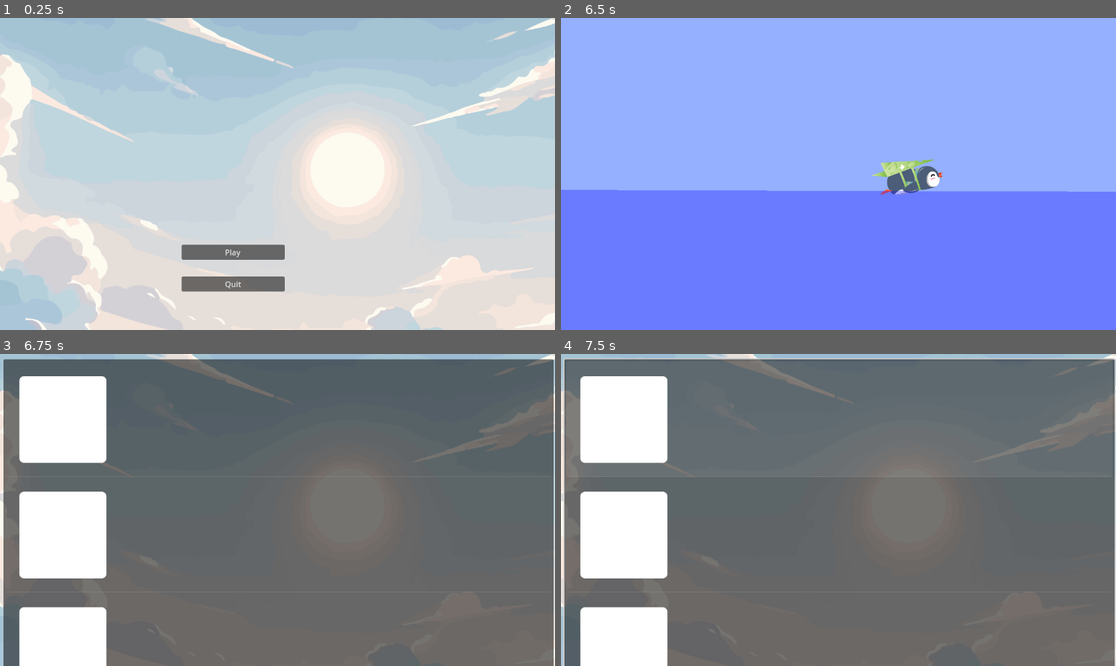
Above: before the commit, frames 1-4 (two rows, left to right).
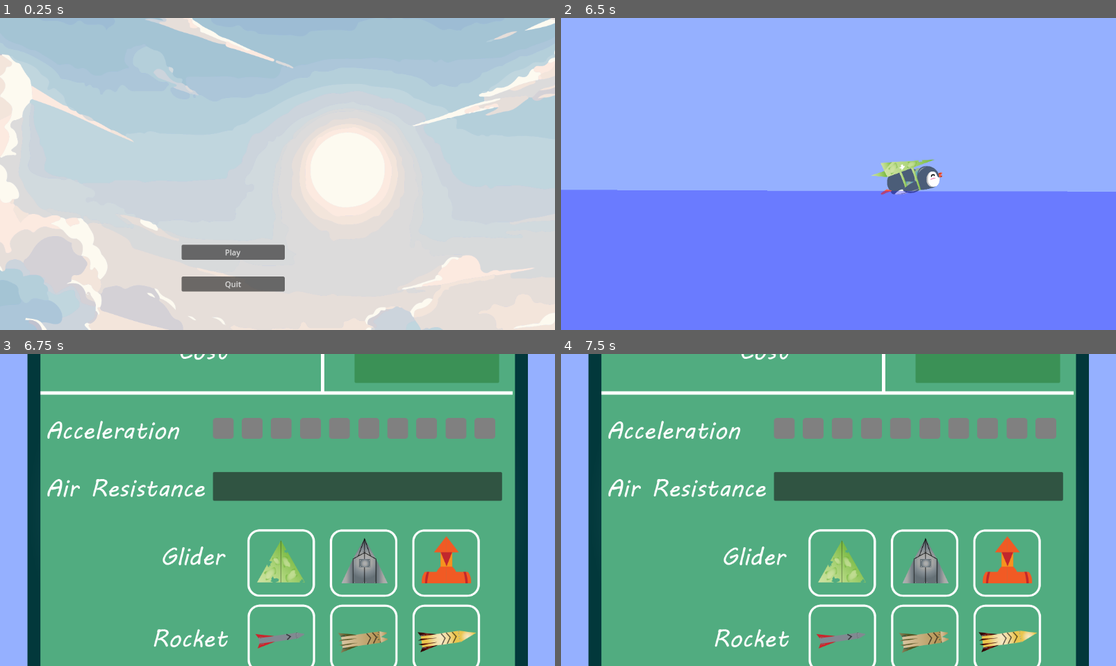
Above: after the commit, the same moments.

Repository: ilietodirascu/Penguin
Game: Godot game, scene res://scenes/menu.tscn
Same seed, same stepped clock (60 frames per second), same inputs: the game is played once before the commit and once after it.
Inputs (mouse positions are in pixels of both pictures, inside the frame that each line leads up to):
- Up to frame 1 (0.25 s): no input
- Up to frame 2 (6.5 s): click "Play" at 0.5 s; hold Space (apply_boost) 1.28-2.03 s; hold Right (ui_right) 1.28-2.78 s; tap Space (apply_boost) at 2.1, 3.6, 5.1 s; hold Left (ui_left) 2.78-3.53 s; hold Space (apply_boost) 2.78-3.53 s; hold Right (ui_right) 3.53-5.03 s; hold Space (apply_boost) 4.28-5.03 s; hold Left (ui_left) 5.03-5.78 s; hold Right (ui_right) from 5.78 s (still down); hold Space (apply_boost) from 5.78 s (still down)
- Up to frame 3 (6.75 s): release Right (ui_right) at 6.53 s; release Space (apply_boost) at 6.53 s; hold Left (ui_left) from 6.53 s (still down); tap Space (apply_boost) at 6.6 s
- Up to frame 4 (7.5 s): release Left (ui_left) at 7.25 s; click (783, 428) at 7.27 s

Frames 1-2 are identical in both runs. In frame 3, 100% of the frame differs, in the area x 0-100%, y 0-100%; in frame 4, 99%.

Commit message:
added all menus and started working on programatically adding items

Diff:
--- a/scenes/main.tscn
+++ b/scenes/main.tscn
@@ -68,6 +68,7 @@
 texture = ExtResource("4_ugqpp")
 
 [node name="RichTextLabel" type="RichTextLabel" parent="CanvasLayer/Node2D"]
+visible = false
 offset_right = 40.0
 offset_bottom = 40.0
 
--- /dev/null
+++ b/scenes/shop.tscn
@@ -0,0 +1,83 @@
+[gd_scene load_steps=3 format=3 uid="uid://kxakxbvdb5vm"]
+
+[ext_resource type="Script" path="res://scripts/upgrades.gd" id="1_n8vjm"]
+[ext_resource type="Texture2D" uid="uid://bmjagjjicnfa0" path="res://Assets/menus/shop.png" id="1_w54x8"]
+
+[node name="shop" type="Control"]
+layout_mode = 3
+anchors_preset = 15
+anchor_right = 1.0
+anchor_bottom = 1.0
+grow_horizontal = 2
+grow_vertical = 2
+size_flags_horizontal = 4
+size_flags_vertical = 6
+size_flags_stretch_ratio = 0.0
+script = ExtResource("1_n8vjm")
+
+[node name="TextureRect" type="TextureRect" parent="."]
+layout_mode = 1
+anchors_preset = 8
+anchor_left = 0.5
+anchor_top = 0.5
+anchor_right = 0.5
+anchor_bottom = 0.5
+offset_left = -519.5
+offset_top = -519.5
+offset_right = 519.5
+offset_bottom = 519.5
+grow_horizontal = 2
+grow_vertical = 2
+texture = ExtResource("1_w54x8")
+
+[node name="ReadyButton" type="Button" parent="TextureRect"]
+show_behind_parent = true
+layout_mode = 0
+offset_left = 678.5
+offset_top = 54.5
+offset_right = 978.5
+offset_bottom = 254.5
+text = "
+"
+metadata/_edit_use_anchors_ = true
+
+[node name="Acceleration" type="HBoxContainer" parent="TextureRect"]
+layout_mode = 1
+anchors_preset = -1
+anchor_left = 0.0240616
+anchor_top = -0.0163619
+anchor_right = 0.0240616
+anchor_bottom = -0.0163619
+offset_left = 360.0
+offset_top = 344.5
+offset_right = 960.0
+offset_bottom = 404.5
+metadata/_edit_use_anchors_ = true
+
+[node name="Air Resistance" type="ItemList" parent="TextureRect"]
+layout_mode = 1
+anchors_preset = -1
+anchor_left = 0.0250241
+anchor_top = 0.0923965
+anchor_right = 0.0250241
+anchor_bottom = 0.0923965
+offset_left = 359.0
+offset_top = 344.5
+offset_right = 959.0
+offset_bottom = 404.5
+metadata/_edit_use_anchors_ = true
+
+[node name="Rocket Fuel" type="ItemList" parent="TextureRect"]
+layout_mode = 1
+anchors_preset = -1
+anchor_left = -0.00673725
+anchor_top = 0.558229
+anchor_right = -0.00673725
+anchor_bottom = 0.558229
+offset_left = 355.5
+offset_top = 344.5
+offset_right = 755.5
+offset_bottom = 404.5
+metadata/_edit_use_anchors_ = true
+
+[connection signal="pressed" from="TextureRect/ReadyButton" to="." method="_on_ready_button_pressed"]
--- a/scenes/upgrades.tscn
+++ /dev/null
@@ -1,47 +0,0 @@
-[gd_scene load_steps=4 format=3 uid="uid://qvebkqn2f3hy"]
-
-[ext_resource type="Script" path="res://scripts/upgrades.gd" id="1_sjjh3"]
-[ext_resource type="Texture2D" uid="uid://efuejwqcptcf" path="res://Assets/backgrounds/play-bg.png" id="1_yd7ib"]
-[ext_resource type="Script" path="res://scripts/upgrade_list.gd" id="2_2u0kt"]
-
-[node name="Upgrades" type="Control"]
-layout_mode = 3
-anchors_preset = 15
-anchor_right = 1.0
-anchor_bottom = 1.0
-grow_horizontal = 2
-grow_vertical = 2
-script = ExtResource("1_sjjh3")
-
-[node name="TextureRect" type="TextureRect" parent="."]
-layout_mode = 1
-anchors_preset = 15
-anchor_right = 1.0
-anchor_bottom = 1.0
-grow_horizontal = 2
-grow_vertical = 2
-texture = ExtResource("1_yd7ib")
-
-[node name="Control" type="Control" parent="TextureRect"]
-layout_mode = 3
-anchors_preset = 0
-offset_left = 593.5
-offset_top = 484.0
-offset_right = 1338.5
-offset_bottom = 1084.0
-
-[node name="VBoxContainer" type="VBoxContainer" parent="TextureRect/Control"]
-layout_mode = 0
-offset_left = -202.0
-offset_top = -254.0
-offset_right = 940.0
-offset_bottom = 373.0
-alignment = 1
-
-[node name="ItemList" type="ItemList" parent="TextureRect/Control/VBoxContainer"]
-layout_mode = 2
-select_mode = 1
-allow_search = false
-max_text_lines = 7
-auto_height = true
-script = ExtResource("2_2u0kt")
--- a/scripts/rb_penguin.gd
+++ b/scripts/rb_penguin.gd
@@ -90,7 +90,7 @@
 func _on_wota_2_body_exited(body):
 	linear_velocity.y = 0.4 * linear_velocity.y
 	if linear_velocity.y > -80 && touch_water:
-		get_tree().change_scene_to_file("res://scenes/upgrades.tscn")
+		get_tree().change_scene_to_file("res://scenes/shop.tscn")
 
 func _on_wota_2_body_entered(body):
 	if body.is_in_group("character"):
--- a/scripts/upgrades.gd
+++ b/scripts/upgrades.gd
@@ -10,7 +10,7 @@
 var days = 0
 
 func _ready():
-	pass
+	render_buttons()
 
 func _process(delta):
 	pass
@@ -32,3 +32,19 @@
 		progression.set_value("", "rocket_fuel", 0)
 		progression.set_value("", "days", 0)
 		progression.save(filename)
+
+
+func _on_ready_button_pressed():
+	print(acceleration)
+	get_tree().change_scene_to_file("res://scenes/main.tscn") # Replace with function body.
+
+func render_buttons():
+	var item_list = $TextureRect/Acceleration
+	var texture = preload("res://Assets/menus/unmarked_box.png")
+	for i in range(10):
+		var item = TextureButton.new()
+		item.texture_normal = texture
+		item.set_h_size_flags(SIZE_EXPAND)
+		item.set_v_size_flags(SIZE_EXPAND)
+		item.set_size(Vector2(60,30))
+		item_list.add_child(item)
Binary file added: Assets/menus/marked_box.png
Not shown, added: Assets/menus/marked_box.png.import
Binary file added: Assets/menus/results.png
Not shown, added: Assets/menus/results.png.import
Binary file added: Assets/menus/shop.png
Not shown, added: Assets/menus/shop.png.import
Binary file added: Assets/menus/unmarked_box.png
Not shown, added: Assets/menus/unmarked_box.png.import
Not shown: 1 places in scenes/Penguin.tscn that only renumber resources
Not shown: 1 places in scenes/menu.tscn that only renumber resources
